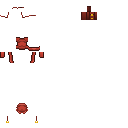
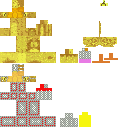
Layers edited between the first and the second 128 x 128 image:
hid group "Saddles" (1 layers) over (x1=0, y1=7, x2=40, y2=123)
hid group "Inventory" (2 layers) over (x1=0, y1=2, x2=97, y2=63)
showed group "Iron Armors" (4 layers) over (x1=0, y1=48, x2=91, y2=127)
showed group "Armor Sections" (5 layers), moved it above "Layouts" over (x1=0, y1=52, x2=118, y2=127)
added layer "special" in group "Armor Sections" over (x1=79, y1=52, x2=118, y2=63)
showed group "Layouts" (2 layers) over (x1=0, y1=0, x2=118, y2=63)
showed group "Armor Layout Aides" (5 layers) over (x1=0, y1=64, x2=91, y2=127)
